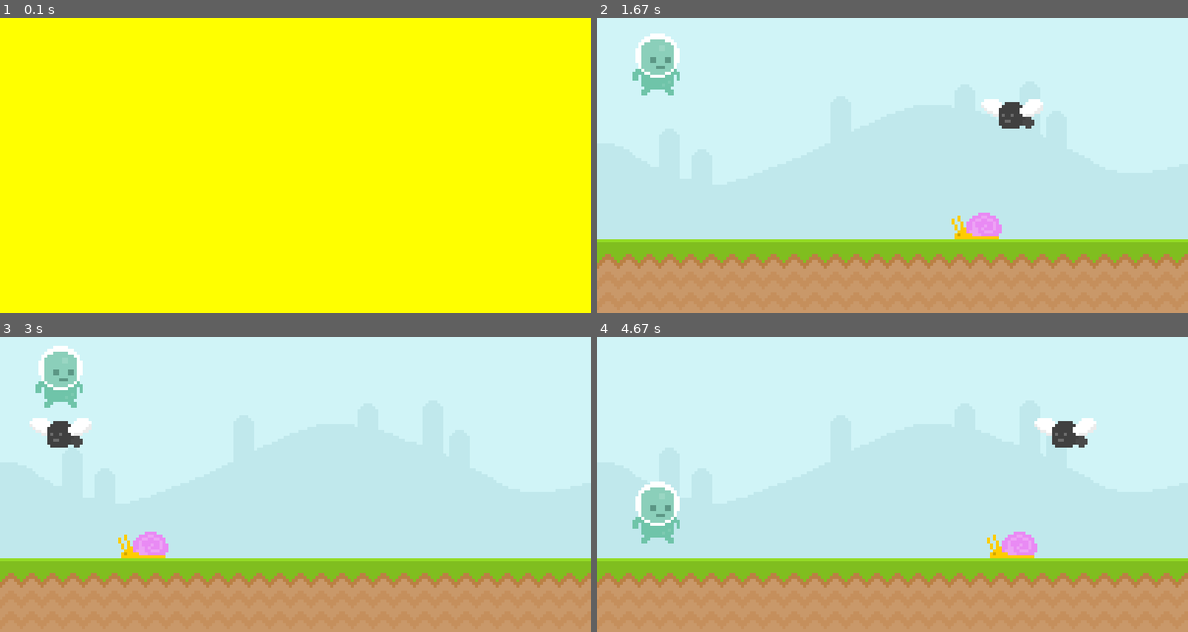
Above: before the commit, frames 1-4 (two rows, left to right).
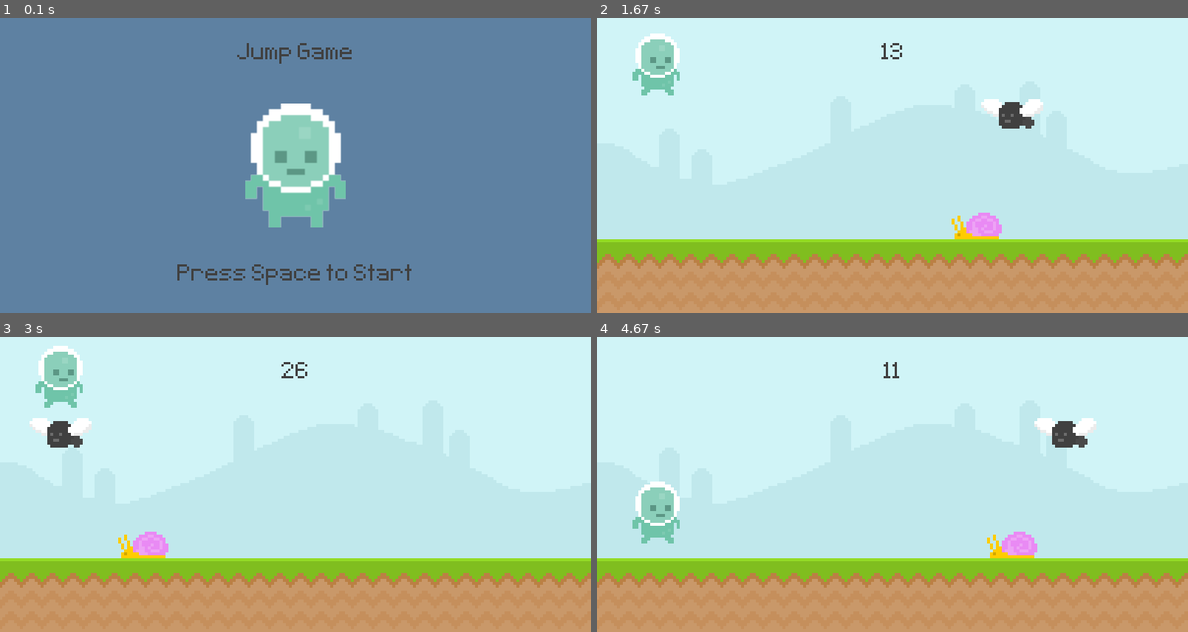
Above: after the commit, the same moments.

Repository: HarrisSeabold-Collins/PyGame_Tutorial
Game: pygame game, started from JumpGame.py
Two runs of this game, one before a commit and one after it. Both use one fixed random seed, a clock stepped at 60 frames per second and the inputs below.
Inputs (mouse positions are in pixels of both pictures, inside the frame that each line leads up to):
- Up to frame 1 (0.1 s): no input
- Up to frame 2 (1.67 s): tap Space at 0.33 s; click (656, 206) at 1.22 s
- Up to frame 3 (3 s): tap Space at 2, 2.4, 2.7 s
- Up to frame 4 (4.67 s): tap Space at 3.23, 3.53, 3.73, 4.03, 4.63 s

The runs differ from the first frame. In frame 1, 100% of the frame differs, in the area x 0-100%, y 0-100%; in frame 2, less than 0.1%; in frame 3, less than 0.1%; in frame 4, less than 0.1%.

Commit message:
Update
Added score and title screen

Diff:
--- a/JumpGame.py
+++ b/JumpGame.py
@@ -8,16 +8,14 @@
 clock = pygame.time.Clock()
 test_font = pygame.font.Font('font/Pixeltype.ttf', 50)
 game_active = 0
-score = 0
+start_time = 0
 
 # Score Function
 def display_score():
-    current_time = pygame.time.get_ticks()
-    score_surf = test_font.render('SCORE',False,(64,64,64))
-    score_rect = score_surf.get_rect(center = (400,50))
-    screen.blit(score_surf, score_rect)
-
-    print(pygame.font.get_init)
+    current_time = pygame.time.get_ticks() - start_time
+    score_surface = test_font.render(f'{current_time // 100}', False, (64,64,64))
+    score_rect = score_surface.get_rect(center = (400,50))
+    screen.blit(score_surface,score_rect)
 
 # Background Surfaces
 sky_surface = pygame.image.load('graphics/Sky.png').convert()
@@ -34,6 +32,14 @@
 # Player Rect
 player_surface = pygame.image.load('graphics/Player/player_walk_1.png').convert_alpha()
 player_rect = player_surface.get_rect(midbottom = (80,300))
+
+# Title Screen Player
+player_stand = pygame.image.load('graphics/Player/player_stand.png').convert_alpha()
+player_stand = pygame.transform.rotozoom(player_stand,0,2)
+player_stand_rect = player_stand.get_rect(center = (400,200))
+
+
+
 player_grav = 0
 
 # Full game logic
@@ -46,10 +52,12 @@
             pygame.quit()
             exit()
 
+        # Keyboard input to restart game
         if game_active == 0 and event.type == pygame.KEYDOWN and event.key == pygame.K_SPACE:
             game_active = 1
             snail_rect.left = 800
             fly_rect.left = 1000
+            start_time = pygame.time.get_ticks()
 
         if game_active == 1:
             # Mouse Jumping
@@ -67,14 +75,18 @@
     # Game Active
     if game_active == 1:
 
-        display_score()
-
         # Background and Score --------------------------------
         screen.blit(sky_surface,(0,0))
         screen.blit(ground_surface,(0,300))
         # pygame.draw.rect(screen, '#c0e8ec', score_rect)
         # pygame.draw.rect(screen, '#c0e8ec', score_rect, 10, 5)
         # screen.blit(score_surface, score_rect)
+
+        # score_surface = test_font.render('SCORE', False, (64,64,64))
+        # score_rect = score_surface.get_rect(center = (400,50))
+        # screen.blit(score_surface,score_rect)
+
+        display_score()
 
         # Player Code -----------------------------------------
         screen.blit(player_surface, player_rect)
@@ -107,9 +119,19 @@
         if player_rect.colliderect(fly_rect) == 1:
             print('Fly/Player Collision')
 
-    # Start / Game Over Screen
+    # Start/GameOver Screen
     else:
-        screen.fill('yellow')
+        screen.fill((94,129,162))
+
+        title_surf = test_font.render('Jump Game',False, (64,64,64))
+        title_rect = title_surf.get_rect(center = (400,50))
+        screen.blit(title_surf,title_rect)
+
+        screen.blit(player_stand,player_stand_rect)
+
+        instruct_surf = test_font.render('Press Space to Start', False, (64,64,64))
+        instruct_rect = instruct_surf.get_rect(center = (400,350))
+        screen.blit(instruct_surf, instruct_rect)
 
     pygame.display.update()
     clock.tick(60)
